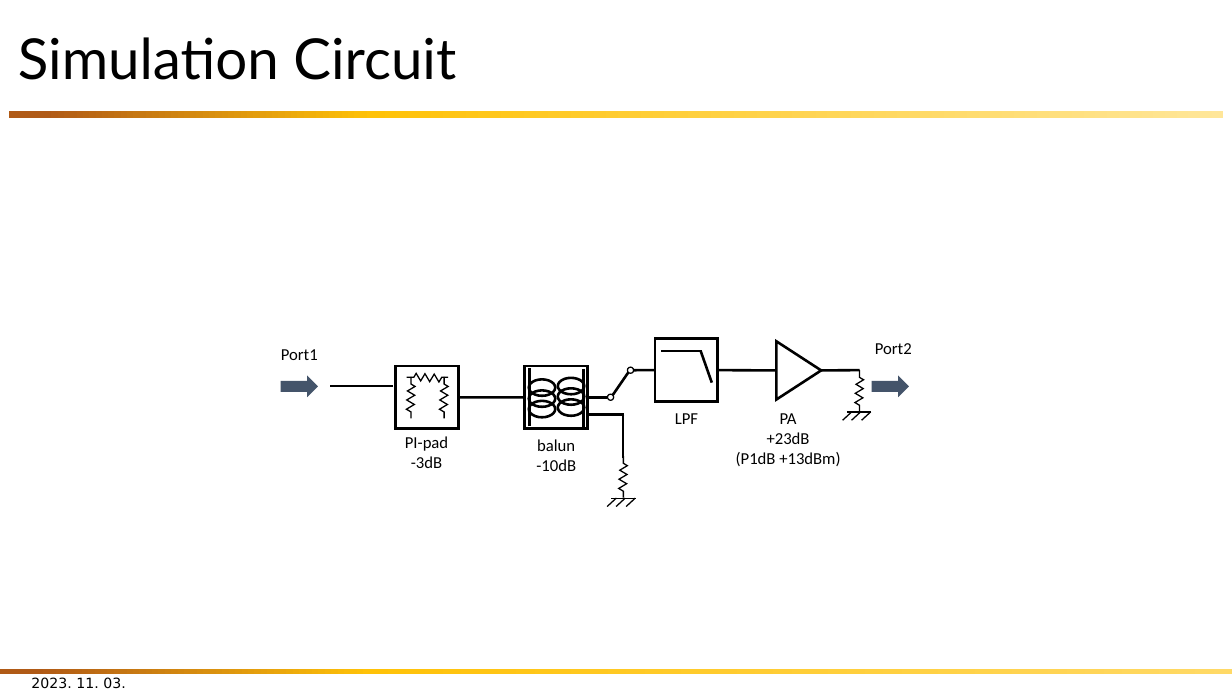
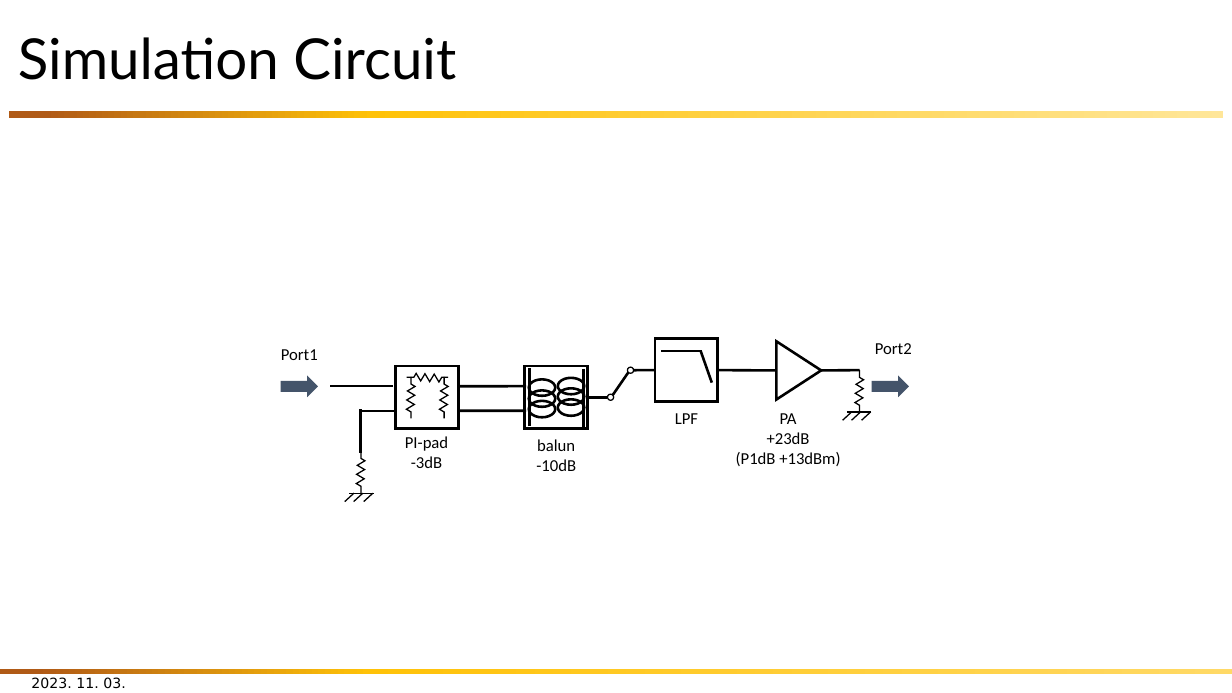
Before and after one commit to snu-quiqcl/Vivado_prj_manager, a slide deck: slide 14 of Document/PPT/LabMeeting/20231225/20231215_RFSoC_Meeting.pptx. Drawn at 1232x693 pixels with LibreOffice and Linux fonts; fonts in the diff are those of the drawing. Boxes give left, top, right and bottom in pixels: in the first picture for what was removed or moved away, otherwise in the second. Text is boxed around its words. In the diff, an @@ line names an element or a change of style, - is before the commit and + after.

Commit message:
3 port to 2 port S parameter simulation done

```diff
--- a/Document/PPT/LabMeeting/20231225/20231215_RFSoC_Meeting.pptx
+++ b/Document/PPT/LabMeeting/20231225/20231215_RFSoC_Meeting.pptx
@@ line moved from (525, 397) - (458, 397) to (527, 386) - (459, 386) @@
@@ line moved from (625, 414) - (589, 414) to (396, 411) - (360, 411) @@
@@ 3 lines: place and size @@
-3 lines at (612, 414, 636, 506)
+3 lines at (349, 409, 373, 502)
@@ line added from (527, 411) to (459, 411), #000000 2 pt @@
@@ 2 lines, 1 freeform shape: place and size @@
-2 lines, 1 freeform shape at (607, 457, 628, 506)
+2 lines, 1 freeform shape at (345, 451, 365, 502)
```
